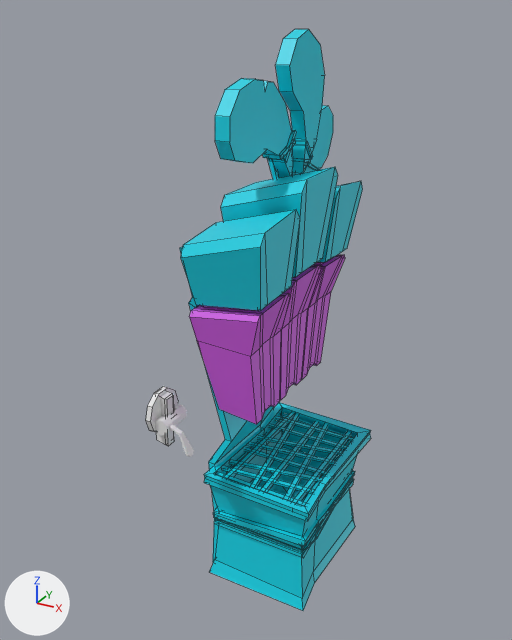
Renders of the FBX model MGSC/Assets/Project/Art/Environment/Props/Game Play Props/SlushStation/SM_SlushStation.fbx from each side of a commit.
Rendered twice from a camera (50 mm lens) standing at (1.85, -2.78, 3.12) and looking at (0.11, 0.39, 1.54). Every picture has the same lights, and +X, +Y and +Z are marked at lower left. The first picture is the older version. Mesh edges are drawn as thin lines on the coarser meshes. Where no turn or scale is listed for an object, it has been applied to the vertices.

Before the edit, the objects in view are built like this:
```python
me_sm_drinkstation = bpy.data.meshes.new('SM_DrinkStation')
me_sm_drinkstation.from_pydata(...)  # 769 vertices, 658 faces; spans x -0.05..0.65, y -0.17..1.17, z -0.01..3.03
# faces by material slot: [535, 123]
me_sm_drinkstation.materials.append(mat_id1)  # cyan #00d3e7
me_sm_drinkstation.materials.append(mat_id2)  # pink #d55ce7
me_sm_slushhandle = bpy.data.meshes.new('SM_SlushHandle')
me_sm_slushhandle.from_pydata(...)  # 70 vertices, 49 faces; spans x -0.042..0.161, y -0.089..0.089, z -0.135..0.042
me_sm_slushrobinet = bpy.data.meshes.new('SM_SlushRobinet')
me_sm_slushrobinet.from_pydata(...)  # 52 vertices, 42 faces; spans x -0.074..0.021, y -0.12..0.12, z -0.146..0.156
ob_sm_drinkstation = bpy.data.objects.new('SM_DrinkStation', me_sm_drinkstation)
ob_sm_drinkstation.location = (0.0, 0.0, 0.0)
ob_sm_slushhandle = bpy.data.objects.new('SM_SlushHandle', me_sm_slushhandle)
ob_sm_slushhandle.location = (-0.014, -0.282, 1.222)
ob_sm_slushrobinet = bpy.data.objects.new('SM_SlushRobinet', me_sm_slushrobinet)
ob_sm_slushrobinet.location = (-0.014, -0.282, 1.222)
```
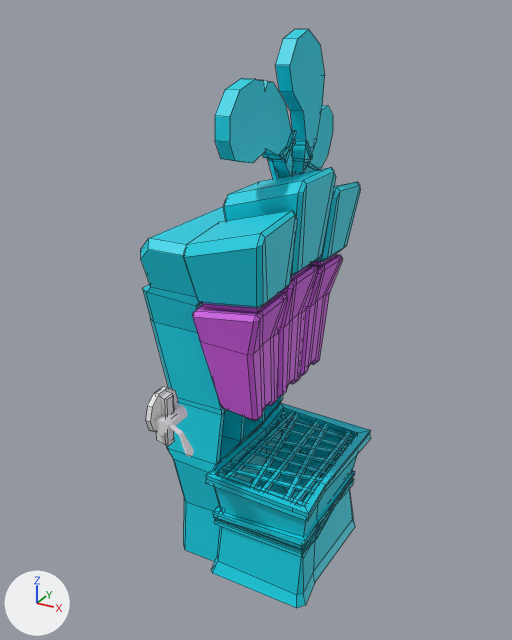
Where the newer file only moved an object's origin or applied its transform, the numbers keep the older frame.

Where the change shows, as pixel boxes (x1, y1, x2, y2) in the pictures (512 x 640 px; the box of a moved part takes in the faces that stretch with it):
'SM_DrinkStation', reshaped (20% wider)
    before: (180, 29, 371, 611)
    after: (141, 29, 371, 608)
part 1 of me_sm_drinkstation, rebuilt (mostly hidden before)
    before: (180, 247, 274, 562)
    after: (141, 207, 283, 562)
part 2 of me_sm_drinkstation, rebuilt
    before: (221, 167, 338, 277)
    after: (223, 168, 336, 276)
part 3 of me_sm_drinkstation, rebuilt
    before: (181, 210, 300, 310)
    after: (183, 210, 298, 308)
part 4 of me_sm_drinkstation, rebuilt
    before: (318, 181, 363, 262)
    after: (316, 182, 361, 261)
part 5 of me_sm_drinkstation, cut back
    before: (189, 255, 345, 424)
    after: (192, 254, 343, 421)
part 6 of me_sm_drinkstation, moved or reshaped
    before: (204, 402, 369, 611)
    after: (206, 403, 369, 608)

The change in detail:
me_sm_drinkstation is used by ob_sm_drinkstation; location (0.0, 0.0, 0.0).
me_sm_drinkstation had 769 vertices, 658 faces and spanned x -0.05..0.65, y -0.17..1.17, z -0.01..3.03.
me_sm_drinkstation now has 1015 vertices, 919 faces and spans x -0.38..0.65, y -0.17..1.17, z -0.01..3.03.
me_sm_drinkstation part 1: the loose piece of 48 vertices spanning x -0.05..0.11, y -0.1..0.99, z 0.0..2.08 is rebuilt with 112 vertices and now spans x -0.38..0.07, y -0.09..1.0, z 0.0..2.07.
me_sm_drinkstation part 2: the loose piece of 16 vertices spanning x -0.01..0.45, y 0.23..0.66, z 1.82..2.38 is rebuilt with 36 vertices and now spans x -0.01..0.45, y 0.23..0.66, z 1.82..2.37.
me_sm_drinkstation part 3: the loose piece of 16 vertices spanning x -0.01..0.44, y -0.17..0.23, z 1.77..2.26 is rebuilt with 36 vertices and now spans x 0.0..0.44, y -0.17..0.23, z 1.78..2.25.
me_sm_drinkstation part 4: the loose piece of 16 vertices spanning x -0.01..0.44, y 0.66..1.06, z 1.77..2.26 is rebuilt with 36 vertices and now spans x 0.0..0.44, y 0.66..1.06, z 1.78..2.25.
me_sm_drinkstation part 5: 36 vertices moved from x 0.31..0.39, y -0.1..0.98, z 1.12..1.84 to x 0.31..0.38, y -0.07..0.96, z 1.14..1.82; 54 vertices removed from x -0.02..0.34, y -0.08..0.97, z 1.12..1.84; 162 vertices added at x -0.01..0.37, y -0.09..0.98, z 1.12..1.84.
me_sm_drinkstation part 6: 52 vertices moved from x -0.01..0.62, y -0.01..0.91, z -0.01..0.72 to x 0.0..0.62, y -0.01..0.91, z -0.01..0.72; 11 vertices removed from x 0.0..0.58, y 0.0..0.89, z 0.0..0.67; 25 vertices added at x 0.0..0.59, y 0.0..0.89, z -0.01..0.67.
